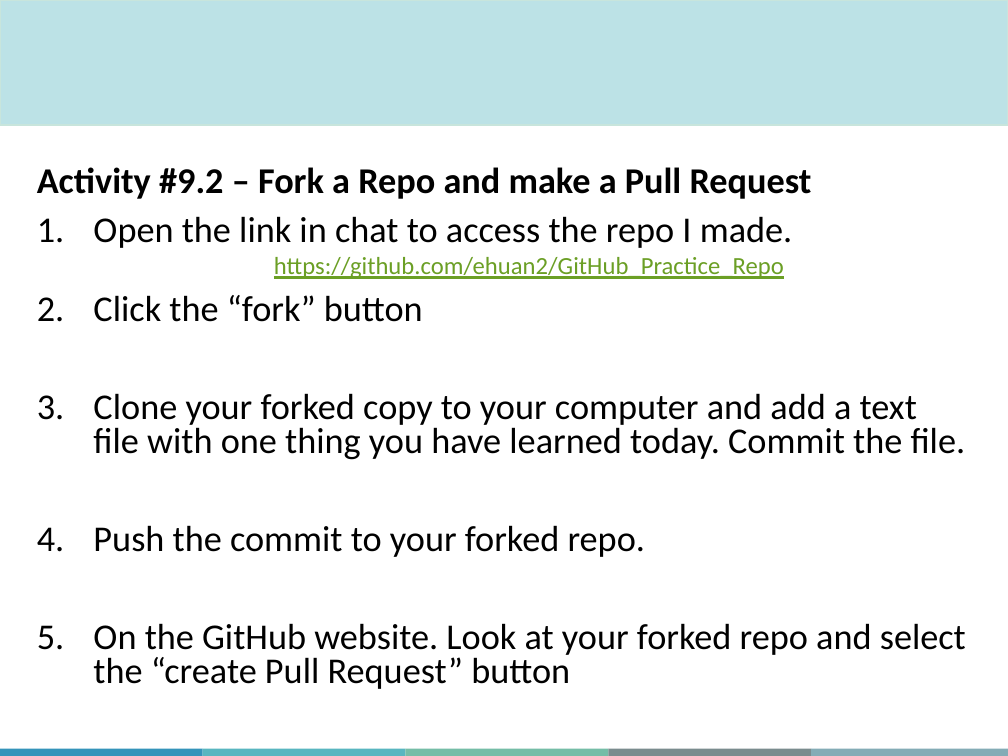
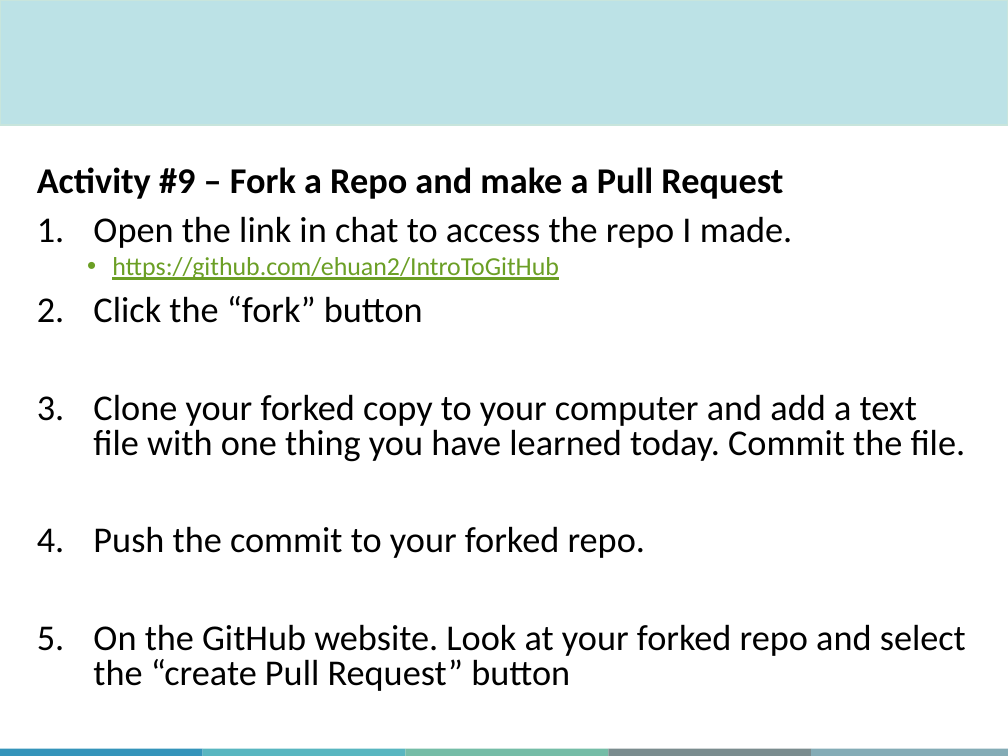
Before and after one commit to JudahZammit/IntroToGitHub, a slide deck: slide 66 of Slides/MiCM_GitHub_Workshop_sept_2026.pptx (slide 65 before the commit). Drawn at 1008x756 pixels with LibreOffice and Linux fonts; fonts in the diff are those of the drawing; background and template pictures are left out. Boxes give left, top, right and bottom in pixels: in the first picture for what was removed or moved away, otherwise in the second. Text is boxed around its words. In the diff, an @@ line names an element or a change of style, - is before the commit and + after.

```diff
--- a/Slides/MiCM_GitHub_Workshop_sept_2026.pptx
+++ b/Slides/MiCM_GitHub_Workshop_sept_2026.pptx
@@ text at bbox=[37, 167, 783, 199]: text changed @@
-Activity #9.2 – Fork a Repo and make a Pull Request
+Activity #9 – Fork a Repo and make a Pull Request
@@ text at bbox=[112, 257, 559, 280]: text changed; size 17.6 to 18.5 pt @@
-  https://github.com/ehuan2/GitHub_Practice_Repo
+  • https://github.com/ehuan2/IntroToGitHub
```
Also in this commit, not shown: 6 other slides changed, 1 slide added, 1 other file.
